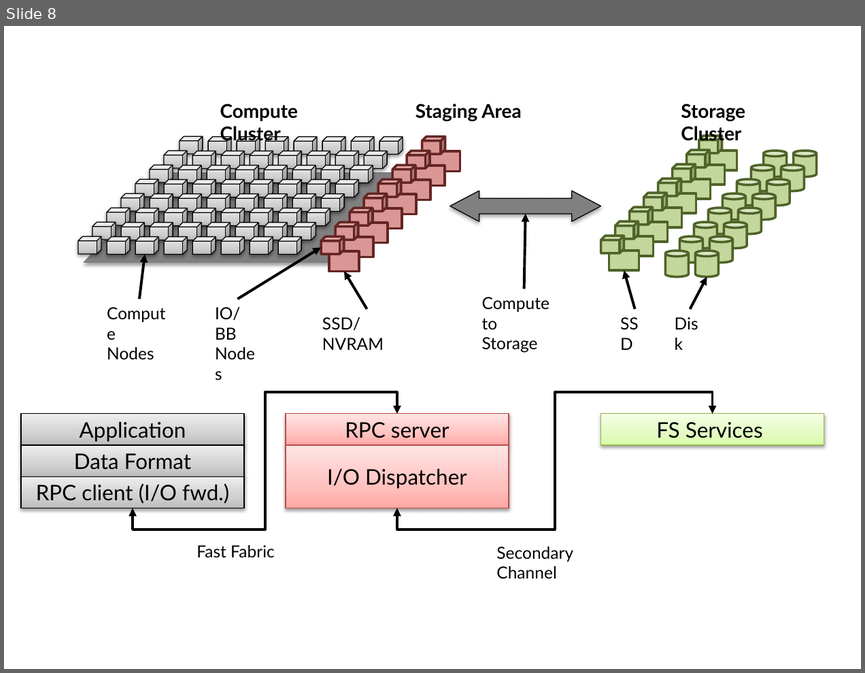
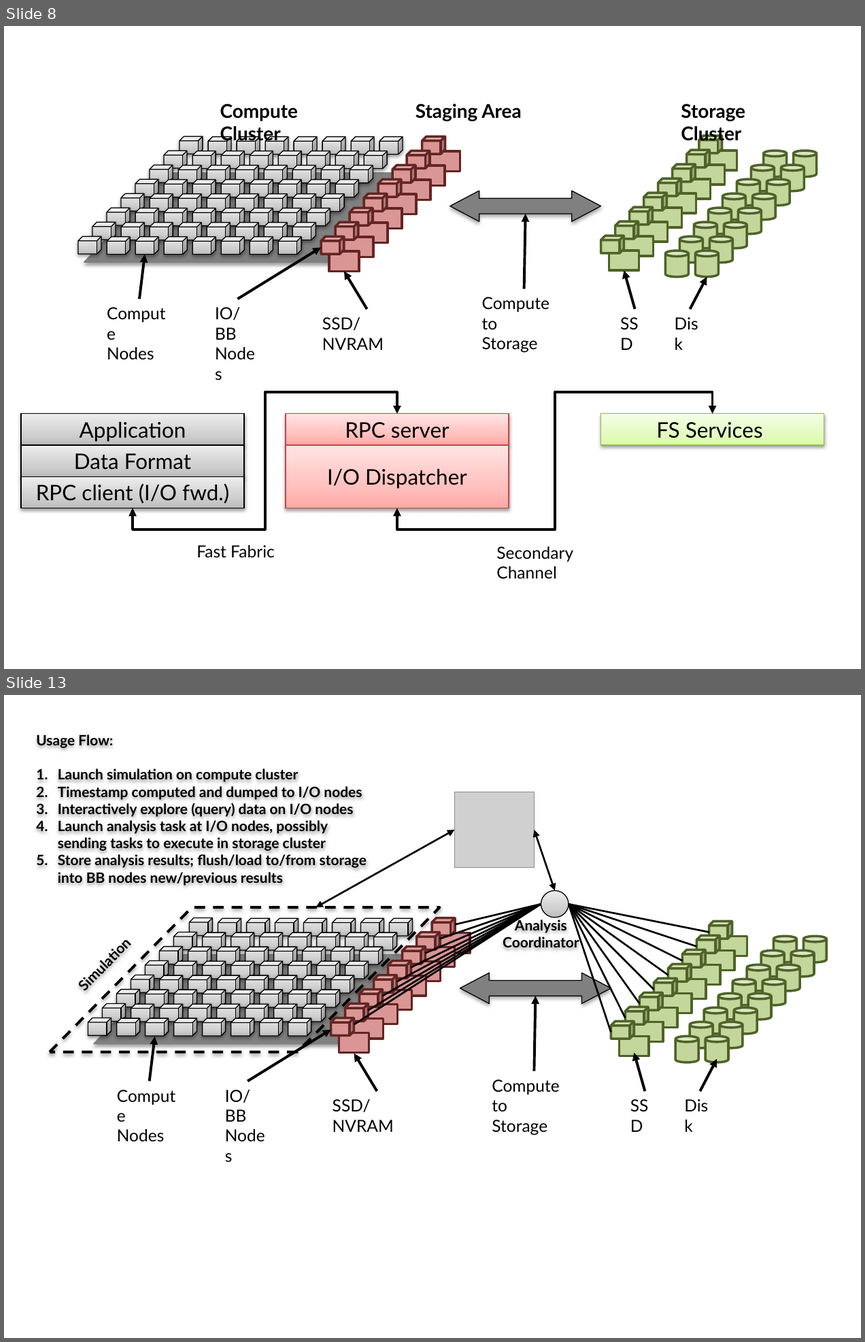
Before and after one commit to ivotron/ivotron.github.io, a slide deck: images/diagrams/2013-10-22-exascale.pptx. Shown one above the other, each under a label of ours: slide 8 before the commit, slides 8 and 13 after it; the slides between them are not shown. The pictures are 865x673 and 865x1342 pixels, drawn with LibreOffice and Linux fonts; fonts in the diff are those of the drawing; grey boxes stand for pictures. Boxes give left, top, right and bottom in pixels: in the first picture for what was removed or moved away, otherwise in the second. Text is boxed around its words. In the diff, an @@ line names an element or a change of style, - is before the commit and + after.

```diff
--- a/images/diagrams/2013-10-22-exascale.pptx
+++ b/images/diagrams/2013-10-22-exascale.pptx
@@ slide 13 added at <box>4,695,861,1338</box>, background #FFFFFF @@
@@ text added at <box>58,768,366,883</box>, 12 pt, text #000000, bold @@
+Usage Flow:
+1. Launch simulation on compute cluster
+2. Timestamp computed and dumped to I/O nodes
+3. Interactively explore (query) data on I/O nodes
+4. Launch analysis task at I/O nodes, possibly sending tasks to execute in storage cluster
+5. Store analysis results; flush/load to/from storage into BB nodes new/previous results
@@ group added at <box>50,768,827,1142</box>: 80 cubes, 16 rectangles, 16 cylinders, 16 lines, 8 texts, 6 arrows, 2 parallelograms, 2 double arrows, 1 left right arrow, 1 picture, 1 ellipse @@
+Simulation
+Analysis
+Coordinator
+Compute
+Nodes
+IO/BB
+Nodes
+Compute to
+Storage
+Disk
+SSD
+SSD/NVRAM
```
Also in this commit, not shown: 2 slides changed, 2 other slides added, 2 slides removed, 8 other files.
